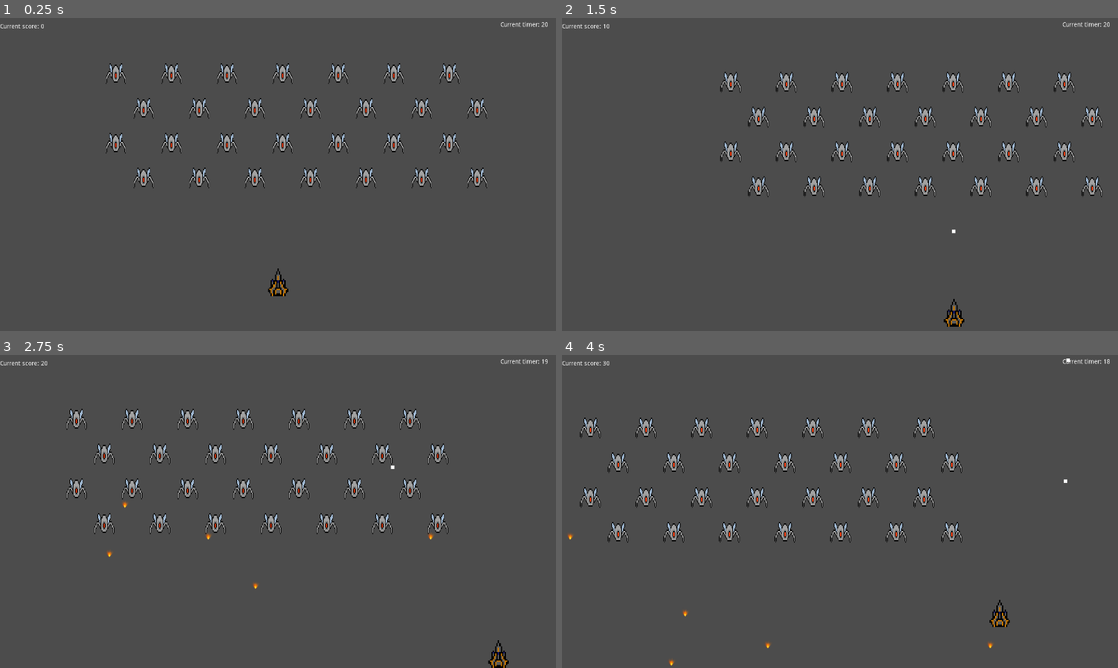
Above: before the commit, frames 1-4 (two rows, left to right).
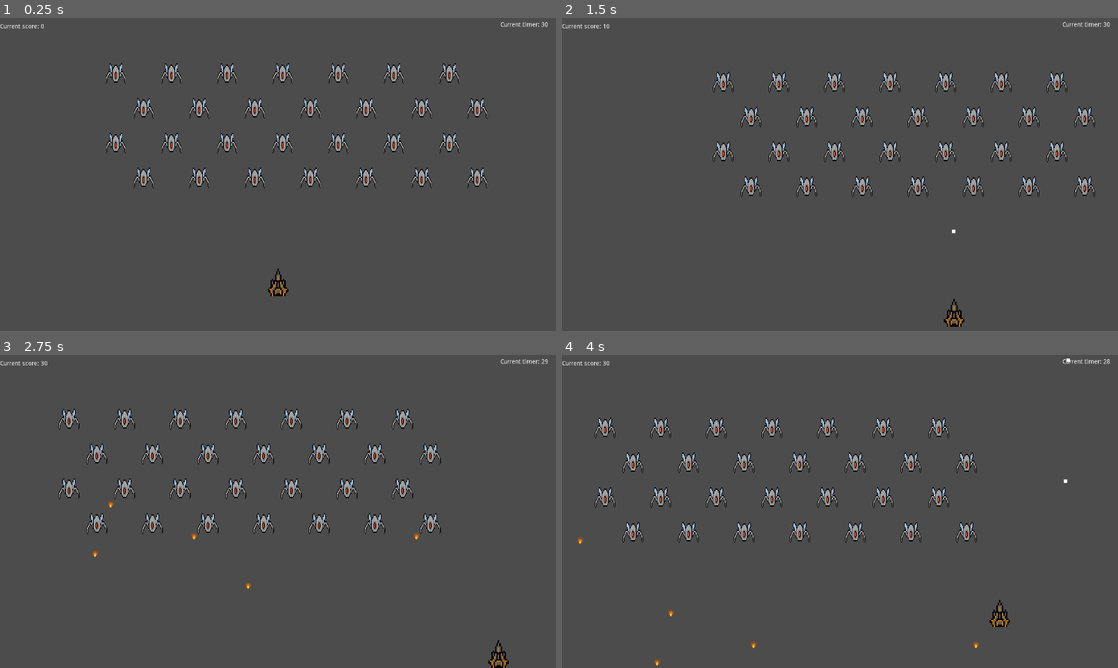
Above: after the commit, the same moments.

Repository: Glovania/Space-Invading
Game: Godot game, scene res://NewLevels/Level_2.tscn
The game is run twice, just before and just after one commit, with the same random seed, the same clock (stepped at 60 frames per second) and the same inputs. This scene is started directly instead of the project's main scene.
Inputs:
- Up to frame 1 (0.25 s): no input
- Up to frame 2 (1.5 s): hold Right (ui_right) 0.53-1.28 s; hold Space (fire) 0.53-1.28 s; hold Down (ui_down) from 1.28 s (still down); tap Space (fire) at 1.35 s
- Up to frame 3 (2.75 s): release Down (ui_down) at 2.03 s; hold Right (ui_right) from 2.03 s (still down); hold Space (fire) from 2.03 s (still down)
- Up to frame 4 (4 s): release Right (ui_right) at 2.78 s; release Space (fire) at 2.78 s; hold Up (ui_up) 2.78-3.53 s; tap Space (fire) at 2.85 s; hold Left (ui_left) from 3.53 s (still down); hold Space (fire) from 3.53 s (still down)

The runs differ from the first frame. In frame 1, less than 0.1% of the frame differs, in the area x 97-98%, y 1-3%; in frame 2, 5.4%; in frame 3, 5.6%; in frame 4, 6.9%, in the area x 1-98%, y 1-100%.

Commit message:
🐞 fix: In the Overall scene
- Fixing bug when Bullets still appear after the timer stop / Clear the first wave and second wave.

Diff:
--- a/Enemy/Arrow_Enemy.tscn
+++ b/Enemy/Arrow_Enemy.tscn
@@ -1,33 +1,26 @@
-[gd_scene load_steps=6 format=2]
+[gd_scene load_steps=5 format=2]
 
 [ext_resource path="res://Enemy/pngkit_spaceship-png_284284.png" type="Texture" id=1]
 [ext_resource path="res://Enemy/Enemy.gd" type="Script" id=2]
 
 [sub_resource type="RectangleShape2D" id=1]
-extents = Vector2( 8, 8 )
-
-[sub_resource type="RectangleShape2D" id=3]
-extents = Vector2( 16, 12 )
+extents = Vector2( 24, 24 )
 
 [sub_resource type="RectangleShape2D" id=2]
-extents = Vector2( 8, 24 )
+extents = Vector2( 24, 24 )
 
 [node name="Arrow_Enemy" type="KinematicBody2D" groups=["enemy"]]
 script = ExtResource( 2 )
 
-[node name="Area2D" type="Area2D" parent="."]
+[node name="EnemyArea" type="Area2D" parent="."]
 
-[node name="Sprite" type="Sprite" parent="Area2D"]
+[node name="Sprite" type="Sprite" parent="EnemyArea"]
 position = Vector2( 9.53674e-07, 0 )
 scale = Vector2( 0.140762, 0.298137 )
 texture = ExtResource( 1 )
 
-[node name="MainBodyHitBox" type="CollisionShape2D" parent="Area2D"]
+[node name="EnemyHitBox" type="CollisionShape2D" parent="EnemyArea"]
 shape = SubResource( 1 )
 
-[node name="WingsHitBox" type="CollisionShape2D" parent="Area2D"]
-position = Vector2( 0, -12 )
-shape = SubResource( 3 )
-
-[node name="HitBox" type="CollisionShape2D" parent="."]
+[node name="OverallHitBox" type="CollisionShape2D" parent="."]
 shape = SubResource( 2 )
--- a/Enemy/Enemy.gd
+++ b/Enemy/Enemy.gd
@@ -5,10 +5,12 @@
 
 
 func _ready():
-	$Area2D.connect("area_entered", self, "_colliding")
+	$EnemyArea.connect("area_entered", self, "_colliding")
 
 
 func _process(delta):
+	if GlobalVariables.Player == null:
+		queue_free()
 #	while (true):
 	var rng = RandomNumberGenerator.new()
 	rng.randomize()
--- a/Enemy/Enemy.tscn
+++ b/Enemy/Enemy.tscn
@@ -1,25 +1,28 @@
-[gd_scene load_steps=4 format=2]
+[gd_scene load_steps=5 format=2]
 
 [ext_resource path="res://Images/enemy.png" type="Texture" id=1]
 [ext_resource path="res://Enemy/Enemy.gd" type="Script" id=2]
 
 [sub_resource type="RectangleShape2D" id=2]
-extents = Vector2( 21.5, 11.5 )
+extents = Vector2( 24, 20 )
+
+[sub_resource type="RectangleShape2D" id=3]
+extents = Vector2( 24, 20 )
 
 [node name="Enemy" type="KinematicBody2D" groups=["enemy"]]
 script = ExtResource( 2 )
 
-[node name="Area2D" type="Area2D" parent="."]
+[node name="EnemyArea" type="Area2D" parent="."]
 
-[node name="Sprite" type="Sprite" parent="Area2D"]
+[node name="Sprite" type="Sprite" parent="EnemyArea"]
 position = Vector2( -1.19209e-06, 4 )
 scale = Vector2( 0.75, 0.625 )
 texture = ExtResource( 1 )
 
-[node name="MainBodyHitbox" type="CollisionShape2D" parent="Area2D"]
-position = Vector2( 0, -2.5 )
+[node name="EnemyHitBox" type="CollisionShape2D" parent="EnemyArea"]
+position = Vector2( 0, 4 )
 shape = SubResource( 2 )
 
-[node name="Hitbox" type="CollisionShape2D" parent="."]
-position = Vector2( 0, -2.5 )
-shape = SubResource( 2 )
+[node name="OveralHitBox" type="CollisionShape2D" parent="."]
+position = Vector2( 0, 4 )
+shape = SubResource( 3 )
--- a/Global.gd
+++ b/Global.gd
@@ -2,8 +2,8 @@
 
 var BulletInstanceCount = 0 #Keep track in the bullet numbers
 var enemyBulletInstanceCount = 0 #Keep track in the enemy bullet numbers
-
 var AutoFiring = false
+var Player
 
 var Filesave = "user://save.dat"
 
--- a/NewLevels/Level_2.tscn
+++ b/NewLevels/Level_2.tscn
@@ -18,7 +18,7 @@
 anchor_right = 1.0
 anchor_bottom = 1.0
 script = ExtResource( 4 )
-countdownMax = 20
+countdownMax = 30
 
 [node name="BetterVisualize" type="MarginContainer" parent="."]
 anchor_right = 1.0
--- a/Player/Player.gd
+++ b/Player/Player.gd
@@ -7,6 +7,7 @@
 func _ready():
 	set_process(true)
 	set_physics_process(true)
+	GlobalVariables.Player = self
 
 
 func _physics_process(delta):
@@ -44,4 +45,5 @@
 func reduceHealth():
 	health -= 1
 	if health == 0:
+		GlobalVariables.Player == null
 		get_tree().change_scene("res://Menu/Menu.tscn")
